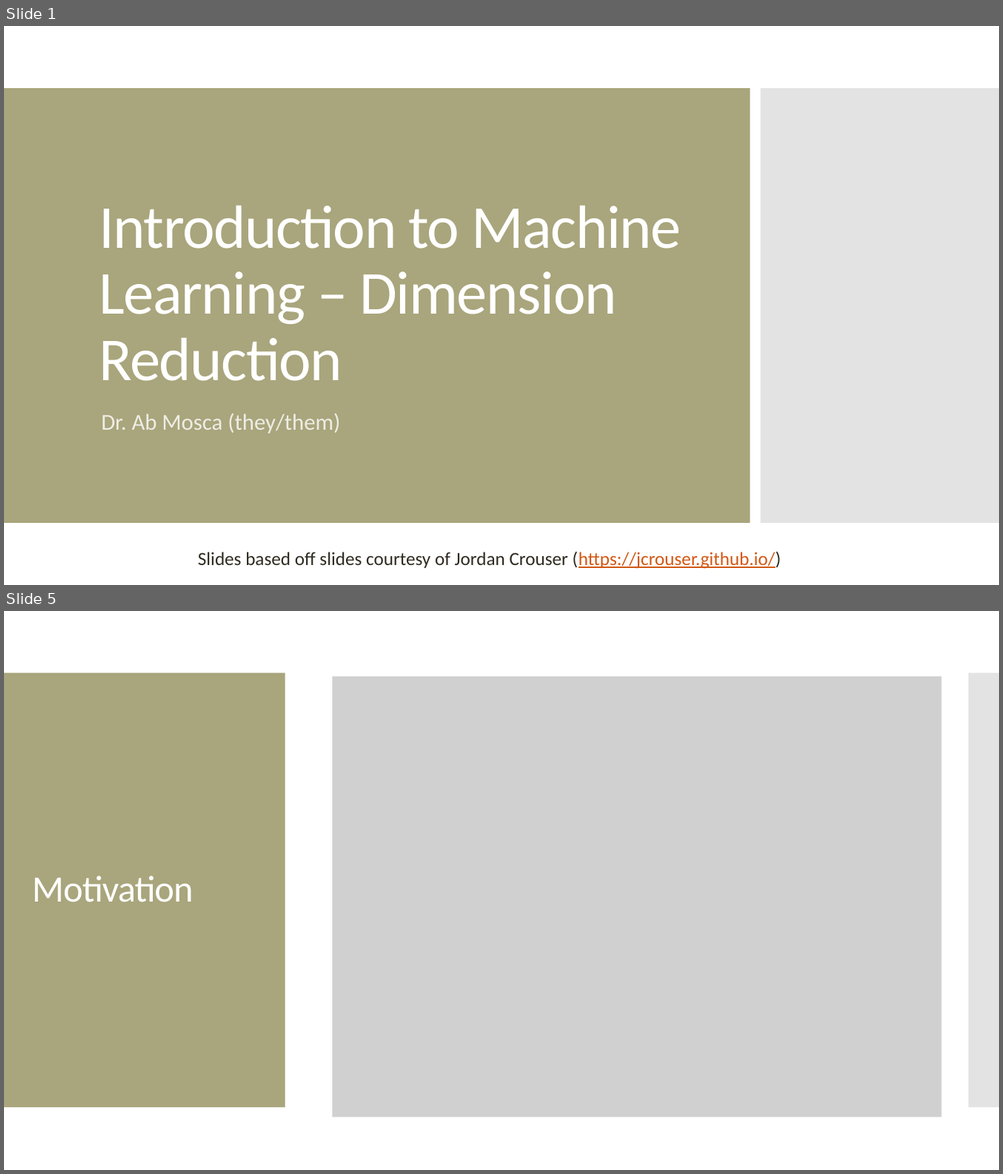
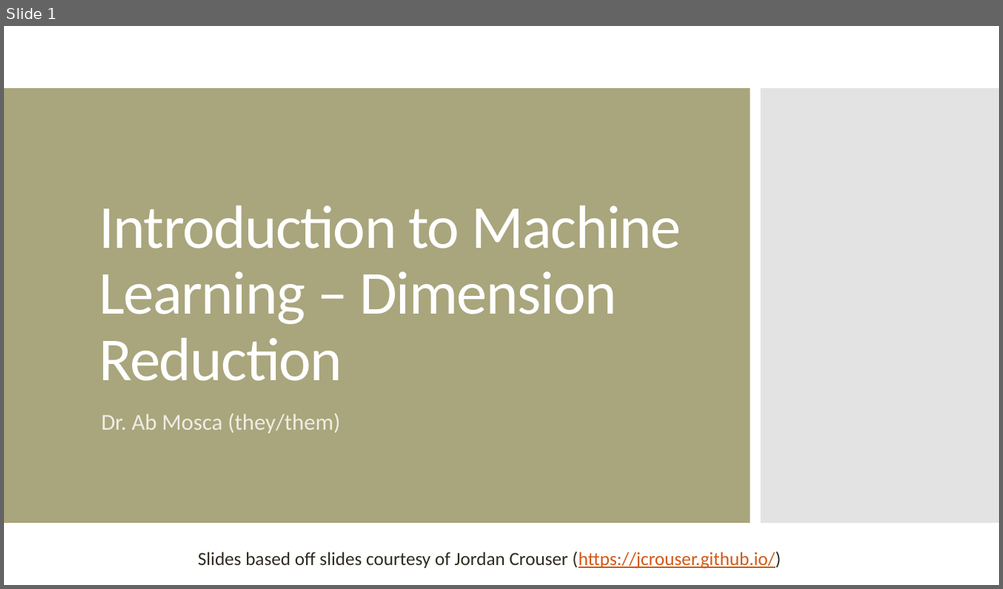
Before and after one commit to amosca01/CAIS380ML-S24, a slide deck: slides/12-dimension-reduction.pptx. Shown one above the other, each under a label of ours: slides 1 and 5 before the commit, slide 1 after it; the slides between them are not shown. The pictures are 1003x1174 and 1003x589 pixels, drawn with LibreOffice and Linux fonts; fonts in the diff are those of the drawing; grey boxes stand for pictures. Boxes give left, top, right and bottom in pixels: in the first picture for what was removed or moved away, otherwise in the second. Text is boxed around its words. In the diff, an @@ line names an element or a change of style, - is before the commit and + after.

```diff
--- a/slides/12-dimension-reduction.pptx
+++ b/slides/12-dimension-reduction.pptx
@@ slide 5 removed at bbox=[4, 611, 999, 1170], background #FFFFFF @@
@@ rectangle removed at bbox=[4, 673, 285, 1108] @@
@@ picture removed at bbox=[333, 677, 942, 1118] @@
@@ rectangle removed at bbox=[968, 673, 999, 1108] @@
@@ title removed at bbox=[32, 876, 193, 903] @@
-Motivation
```
Also in this commit, not shown: 2 slides changed, 30 slides added, 15 other slides removed, 14 other files.
